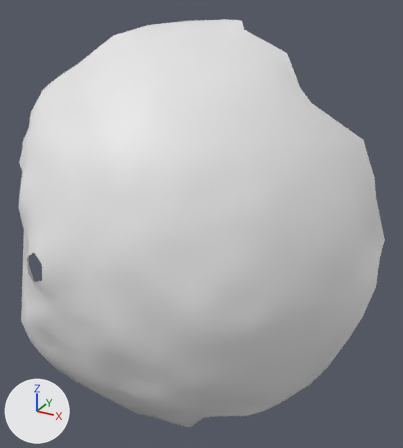
One commit to the OBJ model res/final/onecam_fullvolume/07/cleanedup/FullVolium.000298.obj: the scene before it, then after it.
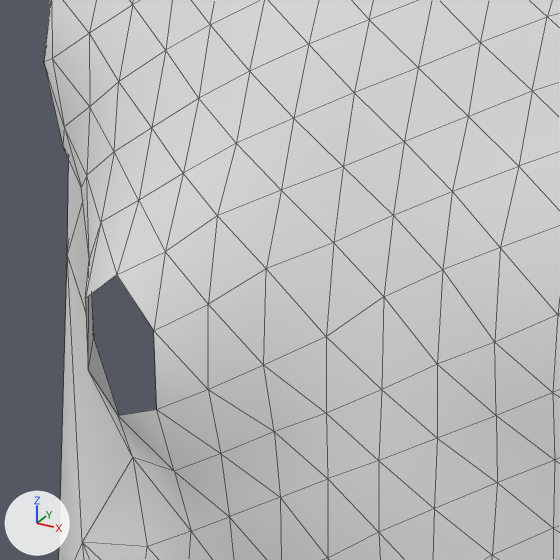
Each version appears first whole from a camera (50 mm lens) standing at (-367.2, -28.7, 257.5) and looking at (-454.1, 129.3, 178.4), and next in a close-up on the part from 2% to 32% of the width and 43% to 70% of the height. Every picture has the same lights, and +X, +Y and +Z are marked at lower left. The close-ups show mesh edges as thin lines. Where no turn or scale is listed for an object, it has been applied to the vertices.

Script lines for the objects in view, before the commit:
```python
me_fullvolium_000298 = bpy.data.meshes.new('FullVolium.000298')
me_fullvolium_000298.from_pydata(...)  # 702 vertices, 1367 faces; spans x -528.2..-394.3, y 74.3..168.7, z 97.1..244.1
# before: 343 (-473.2, 75.1, 178.7) at pixel (208, 389), 344 (-473.1, 75.4, 174.0) at pixel (220, 453), 428 (-477.1, 75.1, 171.8) at pixel (174, 471), 429 (-477.0, 74.3, 176.6) at pixel (156, 409), 514 (-481.2, 76.4, 184.0) at pixel (116, 274)
# before: 515 (-477.2, 76.8, 186.4) at pixel (165, 251), 516 (-477.2, 75.1, 181.7) at pixel (153, 330), 517 (-473.5, 76.2, 184.0) at pixel (208, 304), 647 (-481.1, 74.9, 174.8) at pixel (118, 415)
ob_fullvolium_000298 = bpy.data.objects.new('FullVolium.000298', me_fullvolium_000298)
ob_fullvolium_000298.location = (0.0, 0.0, 0.0)
```
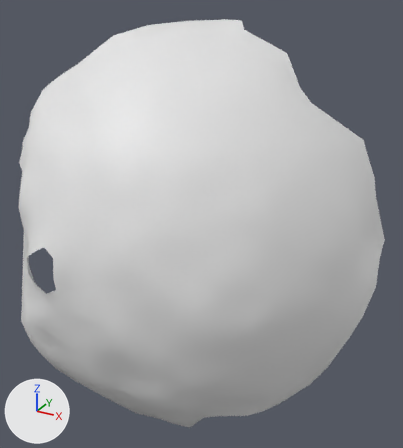
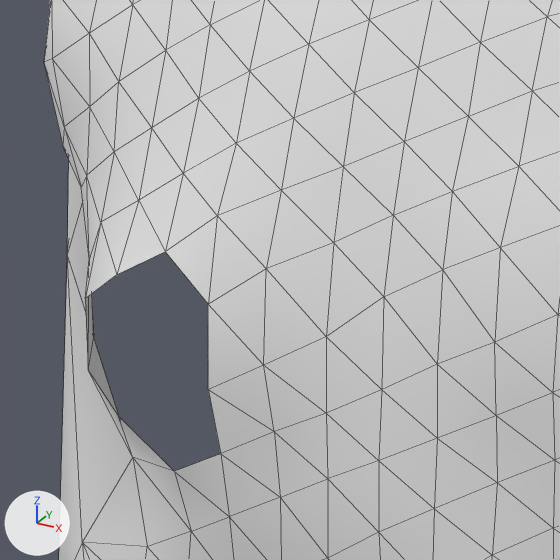
What differs and where, as boxes (x1, y1, x2, y2) in the close-ups (560 x 560 px):
part 1 of me_fullvolium_000298, deleted
    before: (117, 252, 221, 471)

Patch to the scene script:
```diff
--- a/res/final/onecam_fullvolume/07/cleanedup/FullVolium.000298.obj.py
+++ b/res/final/onecam_fullvolume/07/cleanedup/FullVolium.000298.obj.py
@@ me_fullvolium_000298 @@
 me_fullvolium_000298.from_pydata(...)  # 702 vertices, 1367 faces; spans x -528.2..-394.3, y 74.3..168.7, z 97.1..244.1
 # used by ob_fullvolium_000298; location = (0.0, 0.0, 0.0)
 # verts and faces of me_fullvolium_000298; kept vertices keep their numbers, new ones are numbered from 702
+# me_fullvolium_000298 part 1
+delete_vertices([429, 516])  # with the faces that use them
```
